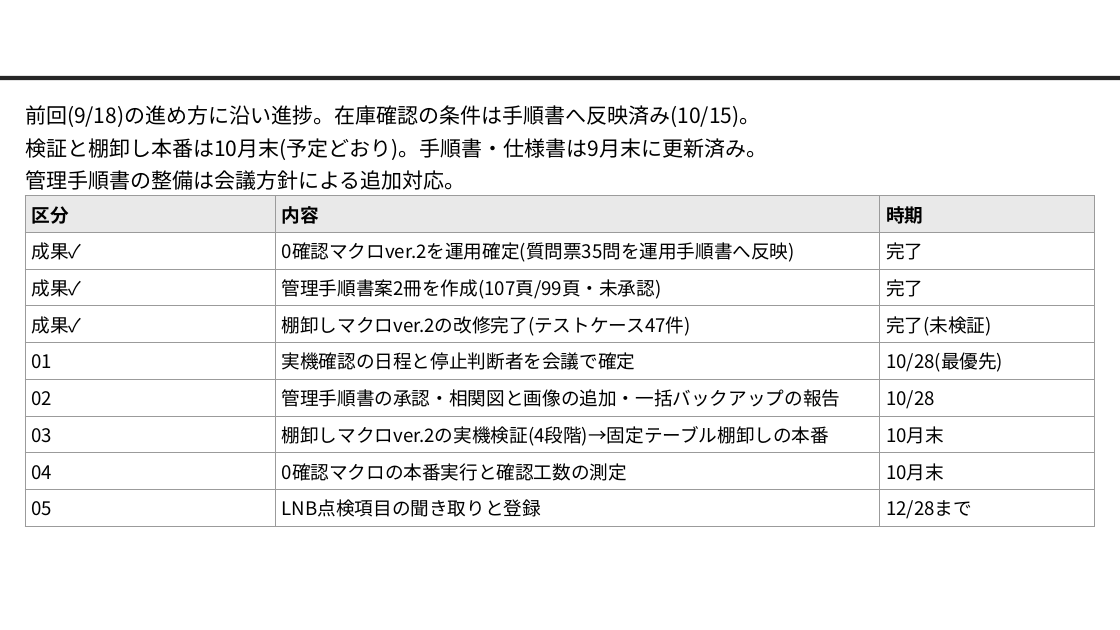
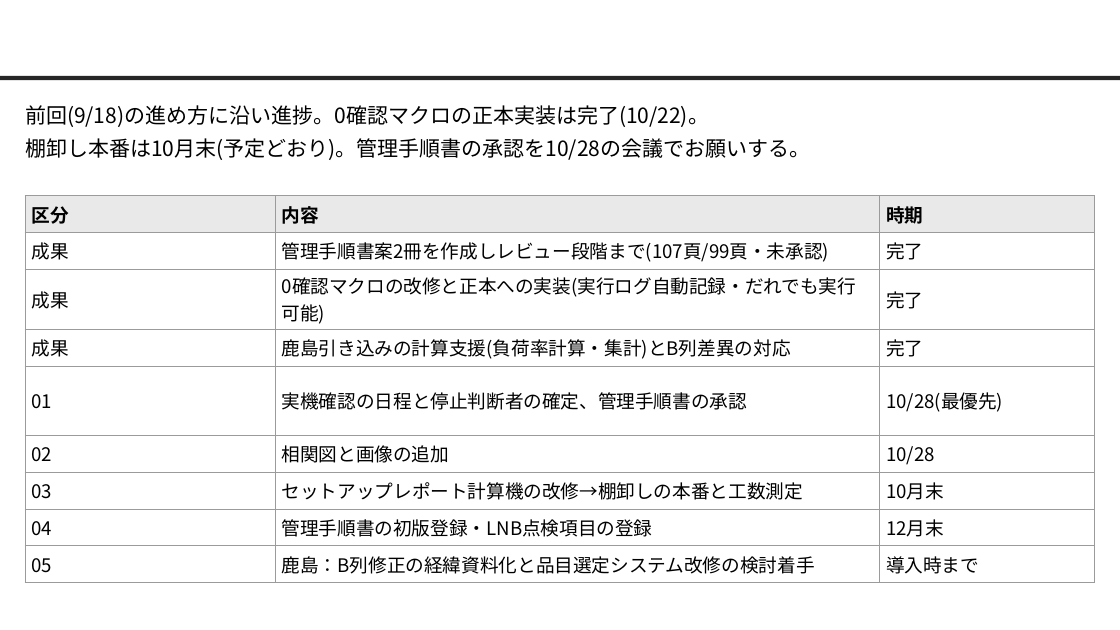
Before and after one commit to nk-shino/work_vault, a slide deck: slide 6 of workvault-sync/10_業務全般/業務報告/9月業務報告(篠原).pptx. Drawn at 1120x630 pixels with LibreOffice and Linux fonts; fonts in the diff are those of the drawing; background and template pictures are left out. Boxes give left, top, right and bottom in pixels: in the first picture for what was removed or moved away, otherwise in the second. Text is boxed around its words. In the diff, an @@ line names an element or a change of style, - is before the commit and + after.

```diff
--- a/workvault-sync/10_業務全般/業務報告/9月業務報告(篠原).pptx
+++ b/workvault-sync/10_業務全般/業務報告/9月業務報告(篠原).pptx
@@ text at <box>25,105,810,160</box>: text changed @@
-前回(9/18)の進め方に沿い進捗。在庫確認の条件は手順書へ反映済み(10/15)。
-検証と棚卸し本番は10月末(予定どおり)。手順書・仕様書は9月末に更新済み。
-管理手順書の整備は会議方針による追加対応。
+前回(9/18)の進め方に沿い進捗。0確認マクロの正本実装は完了(10/22)。
+棚卸し本番は10月末(予定どおり)。管理手順書の承認を10/28の会議でお願いする。
@@ table at <box>25,196,1096,578</box> @@
-row 2, column 1: 成果✓
+row 2, column 1: 成果
-row 2, column 2: 0確認マクロver.2を運用確定(質問票35問を運用手順書へ反映)
+row 2, column 2: 管理手順書案2冊を作成しレビュー段階まで(107頁/99頁・未承認)
-row 3, column 1: 成果✓
+row 3, column 1: 成果
-row 3, column 2: 管理手順書案2冊を作成(107頁/99頁・未承認)
+row 3, column 2: 0確認マクロの改修と正本への実装(実行ログ自動記録・だれでも実行可能)
-row 4: 成果✓ | 棚卸しマクロver.2の改修完了(テストケース47件) | 完了(未検証)
+row 4: 成果 | 鹿島引き込みの計算支援(負荷率計算・集計)とB列差異の対応 | 完了
-row 5, column 2: 実機確認の日程と停止判断者を会議で確定
+row 5, column 2: 実機確認の日程と停止判断者の確定、管理手順書の承認
-row 6, column 2: 管理手順書の承認・相関図と画像の追加・一括バックアップの報告
+row 6, column 2: 相関図と画像の追加
-row 7, column 2: 棚卸しマクロver.2の実機検証(4段階)→固定テーブル棚卸しの本番
+row 7, column 2: セットアップレポート計算機の改修→棚卸しの本番と工数測定
-row 8, column 2: 0確認マクロの本番実行と確認工数の測定
+row 8, column 2: 管理手順書の初版登録・LNB点検項目の登録
-row 8, column 3: 10月末
+row 8, column 3: 12月末
-row 9, column 2: LNB点検項目の聞き取りと登録
+row 9, column 2: 鹿島：B列修正の経緯資料化と品目選定システム改修の検討着手
-row 9, column 3: 12/28まで
+row 9, column 3: 導入時まで
```
Also in this commit, not shown: 4 other slides changed, 8 other files.
